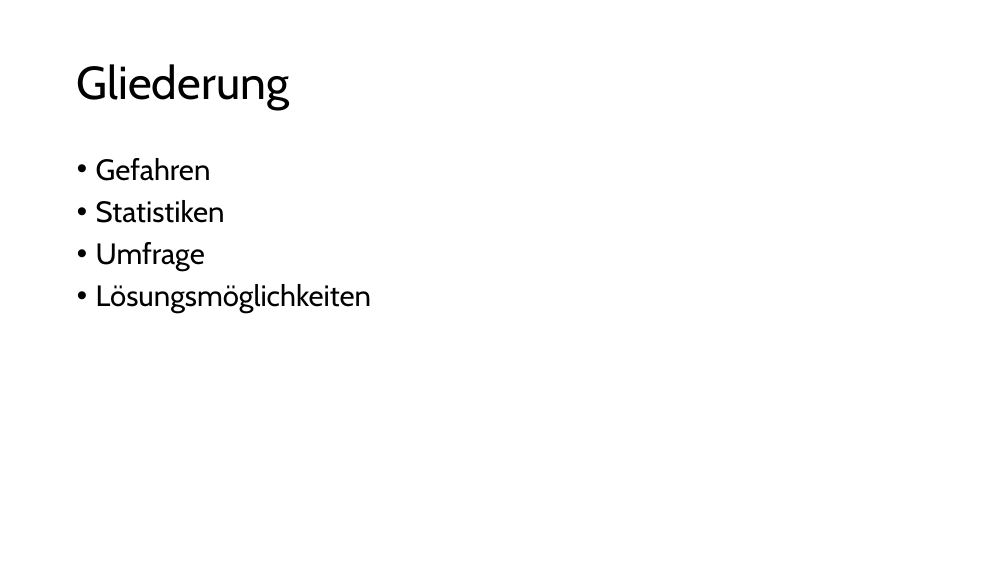
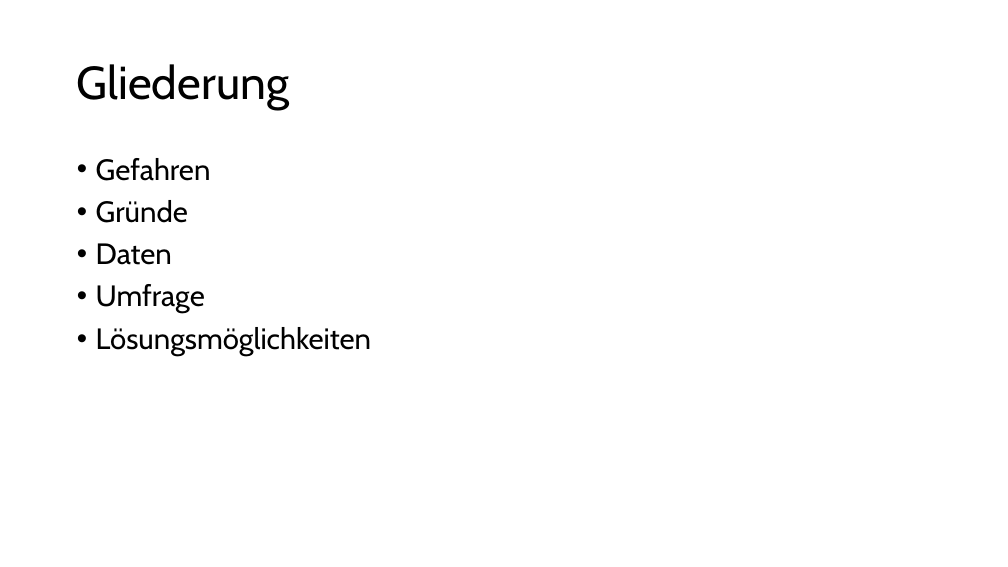
Before and after one commit to Bergschaf/Seminarkurs, a slide deck: slide 9 of präsi/Präsentation.odp. Drawn at 1008x567 pixels with LibreOffice and Linux fonts; fonts in the diff are those of the drawing. Boxes give left, top, right and bottom in pixels: in the first picture for what was removed or moved away, otherwise in the second. Text is boxed around its words. In the diff, an @@ line names an element or a change of style, - is before the commit and + after.

```diff
--- a/präsi/Präsentation.odp
+++ b/präsi/Präsentation.odp
@@ text at <box>96,200,188,265</box>: text changed @@
-• Statistiken
+• Gründe
+• Daten
```
Also in this commit, not shown: 13 slides added, 5 slides removed.
